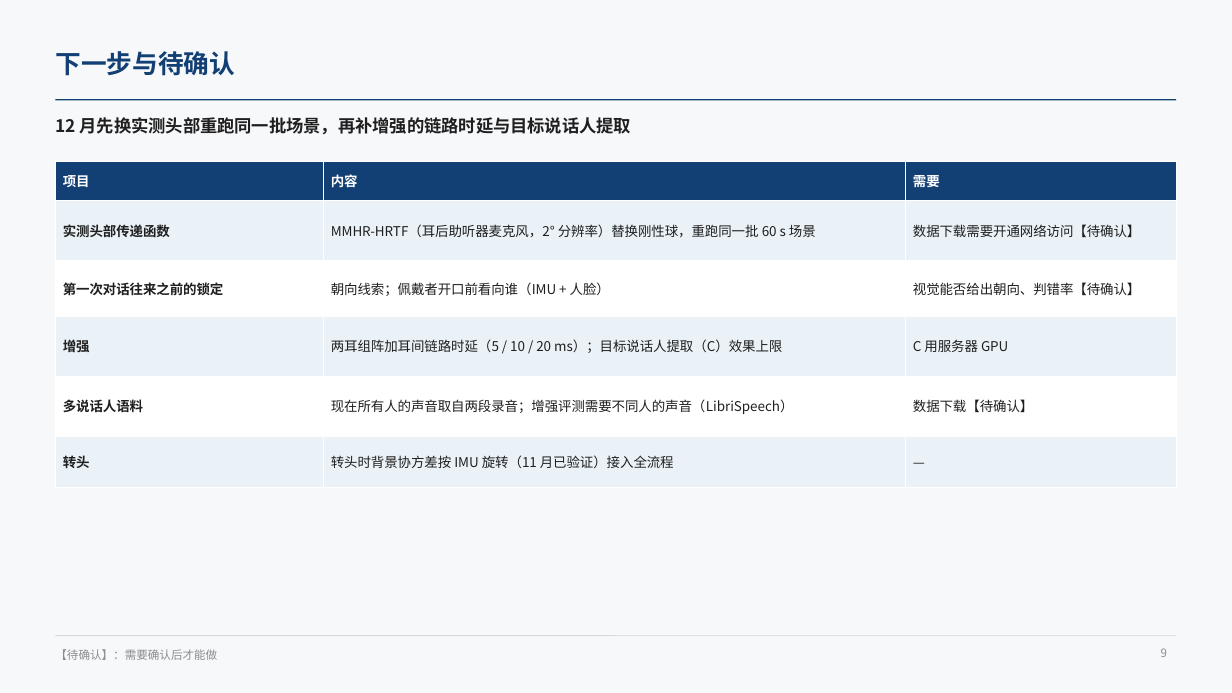
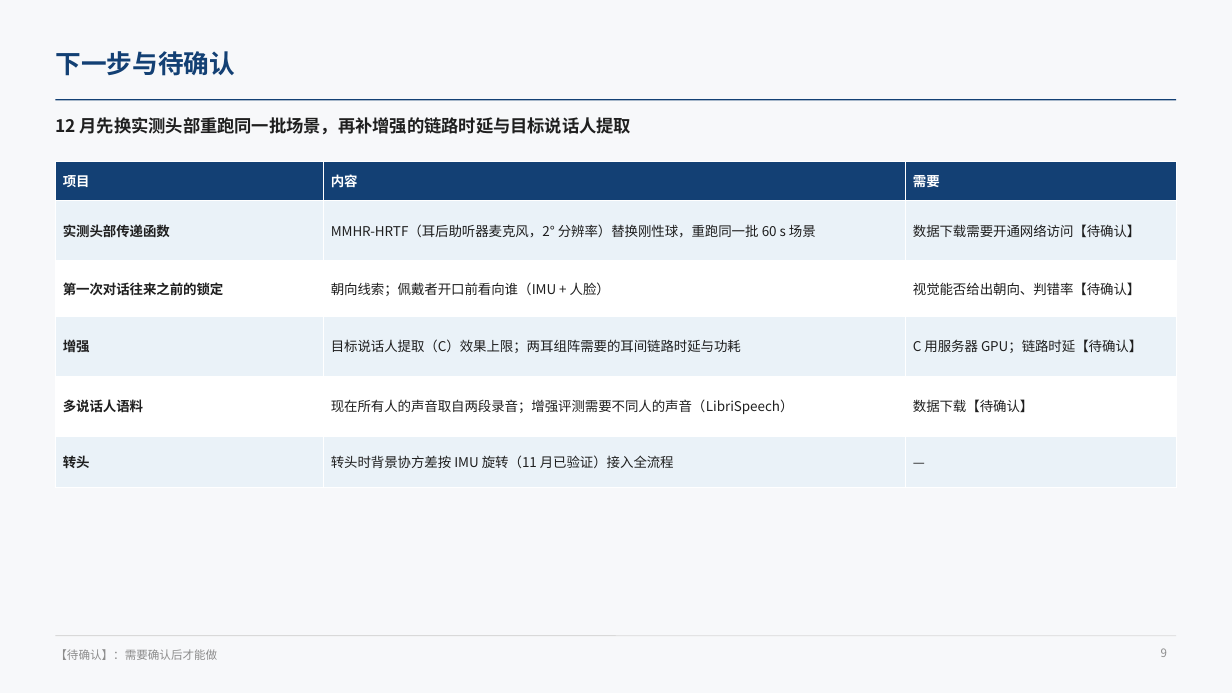
Before and after one commit to ZeroFoxxi/ssl-scene1, a slide deck: slide 9 of 02_耳机声源定位/耳机声源定位_60s多人对话仿真.pptx. Drawn at 1232x693 pixels with LibreOffice and Linux fonts; fonts in the diff are those of the drawing. Boxes give left, top, right and bottom in pixels: in the first picture for what was removed or moved away, otherwise in the second. Text is boxed around its words. In the diff, an @@ line names an element or a change of style, - is before the commit and + after.

```diff
--- a/02_耳机声源定位/耳机声源定位_60s多人对话仿真.pptx
+++ b/02_耳机声源定位/耳机声源定位_60s多人对话仿真.pptx
@@ table at (55, 162, 1177, 472) @@
-row 4, column 2: 两耳组阵加耳间链路时延（5 / 10 / 20 ms）；目标说话人提取（C）效果上限
+row 4, column 2: 目标说话人提取（C）效果上限；两耳组阵需要的耳间链路时延与功耗
-row 4, column 3: C 用服务器 GPU
+row 4, column 3: C 用服务器 GPU；链路时延【待确认】
```
Also in this commit, not shown: 1 other slide changed, 9 other files.
